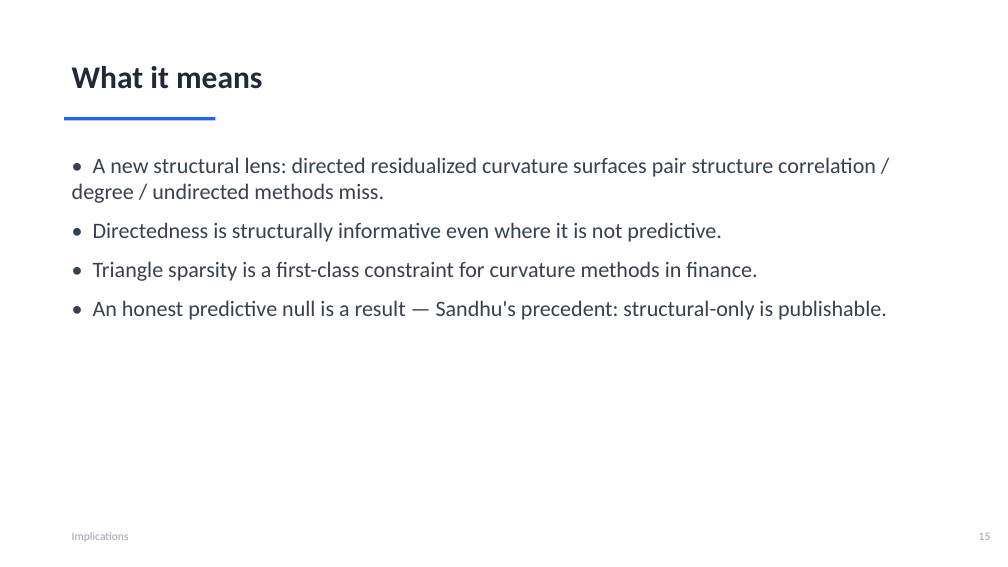
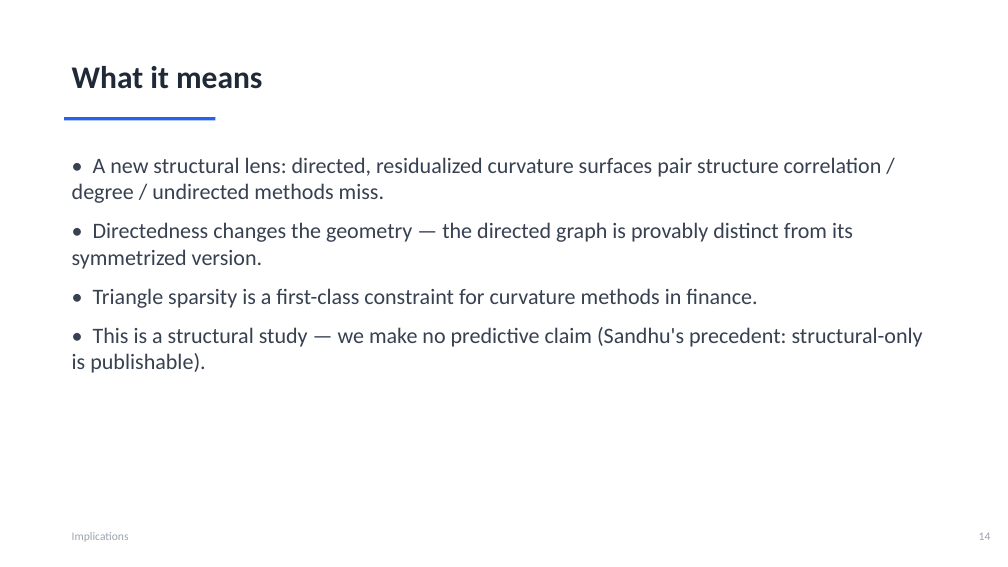
Before and after one commit to ivan-sit/Curvature-Lead-Lag-Model, a slide deck: slide 15 of slides/Ricci_Curvature_LeadLag.pptx (slide 16 before the commit). Drawn at 1008x567 pixels with LibreOffice and Linux fonts; fonts in the diff are those of the drawing. Boxes give left, top, right and bottom in pixels: in the first picture for what was removed or moved away, otherwise in the second. Text is boxed around its words. In the diff, an @@ line names an element or a change of style, - is before the commit and + after.

```diff
--- a/slides/Ricci_Curvature_LeadLag.pptx
+++ b/slides/Ricci_Curvature_LeadLag.pptx
@@ text at (x1=72, y1=157, x2=882, y2=269): text changed @@
-• A new structural lens: directed residualized curvature surfaces pair structure correlation / degree / undirected methods miss.
-• Directedness is structurally informative even where it is not predictive.
+• A new structural lens: directed, residualized curvature surfaces pair structure correlation / degree / undirected methods miss.
+• Directedness changes the geometry — the directed graph is provably distinct from its symmetrized version.
@@ text at (x1=72, y1=327, x2=923, y2=373): text changed @@
-• An honest predictive null is a result — Sandhu's precedent: structural-only is publishable.
+• This is a structural study — we make no predictive claim (Sandhu's precedent: structural-only is publishable).
@@ text at (x1=979, y1=533, x2=991, y2=540): text changed @@
-15
+14
```
Also in this commit, not shown: 2 other slides changed, 1 slide added, 2 slides removed, 1 other file.
